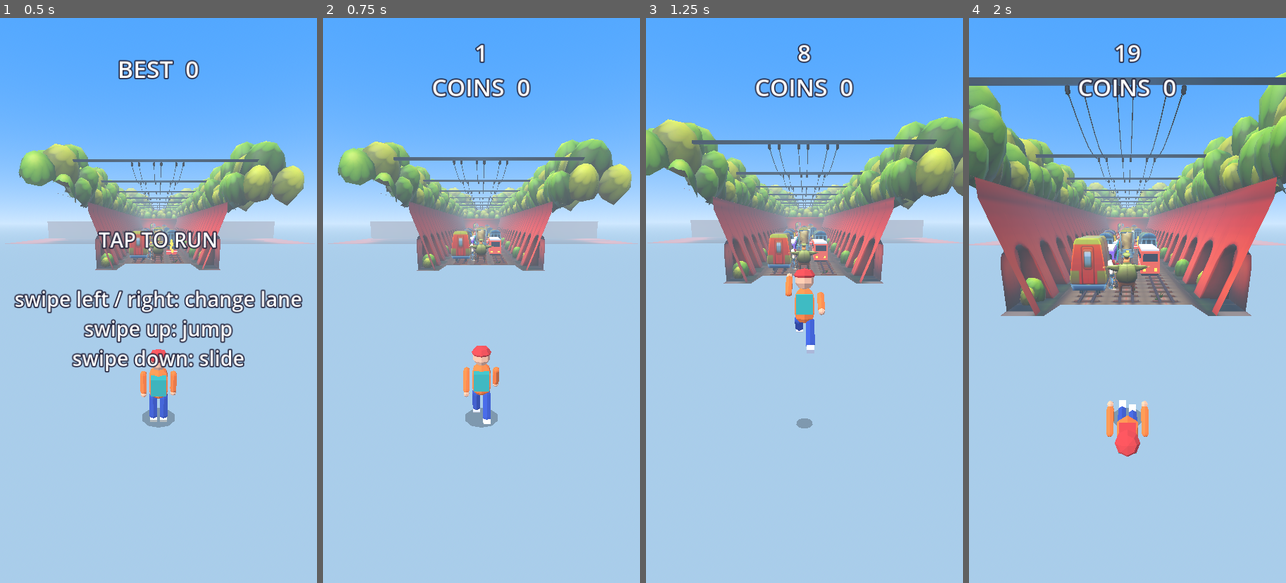
Above: before the commit, frames 1-4 (left to right).
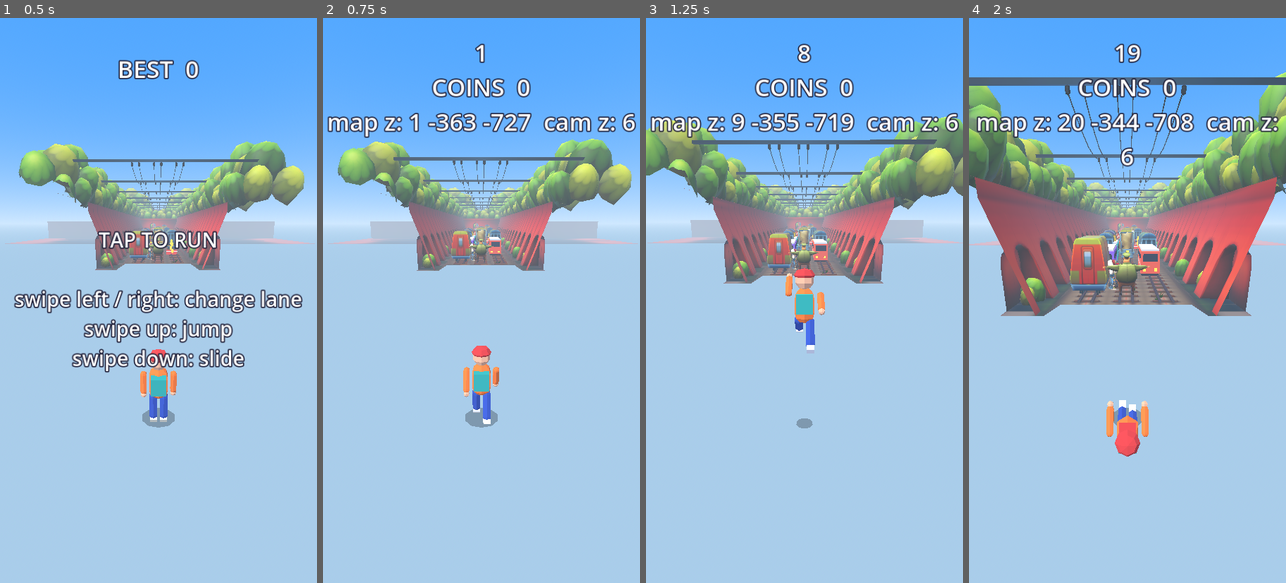
Above: after the commit, the same moments.

Repository: akshathgaming198028-cell/EndlessGame
Game: Godot game, scene res://main.tscn
Same seed, same stepped clock (60 frames per second), same inputs: the game is played once before the commit and once after it.
Inputs (mouse positions are in pixels of both pictures, inside the frame that each line leads up to):
- Up to frame 1 (0.5 s): no input
- Up to frame 2 (0.75 s): tap Enter at 0.5 s; move the mouse to (551, 272) at 0.52 s; hold Right from 0.53 s (still down); click (551, 272) at 0.67 s
- Up to frame 3 (1.25 s): keep holding Right; tap Space at 0.77 s
- Up to frame 4 (2 s): release Right at 1.25 s; drag from (1064, 328) to (1111, 413) at 1.27 s

Frame 1 is identical in both runs. In frame 2, 1.9% of the frame differs, in the area x 1-99%, y 16-22%; in frame 3, 2.0%; in frame 4, 2.1%, in the area x 2-98%, y 16-27%.

Commit message:
Debug readout: map section positions during play
Co-Authored-By: Claude Haiku 5.5 <noreply@anthropic.com>
Claude-Session: https://claude.ai/code/session_01DDNfUcEeZJQNoZPcRL3Cag

Diff:
--- a/main.gd
+++ b/main.gd
@@ -999,6 +999,11 @@
 	var t := ""
 	if state == State.PLAY:
 		t = "%d\nCOINS  %d" % [_score(), coins]
+		if map_tiles.size() > 0:
+			var zs := ""
+			for tile in map_tiles:
+				zs += " %.0f" % tile.position.z
+			t += "\nmap z:" + zs + "  cam z: %.0f" % cam.position.z
 	elif state == State.MENU:
 		t = "BEST  %d" % best
 	if score_label.text != t:
